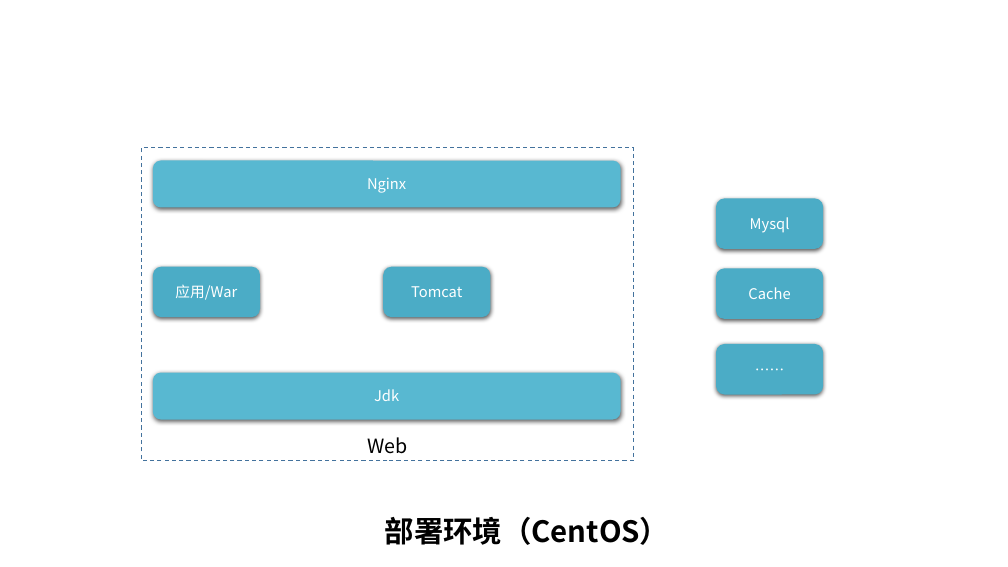
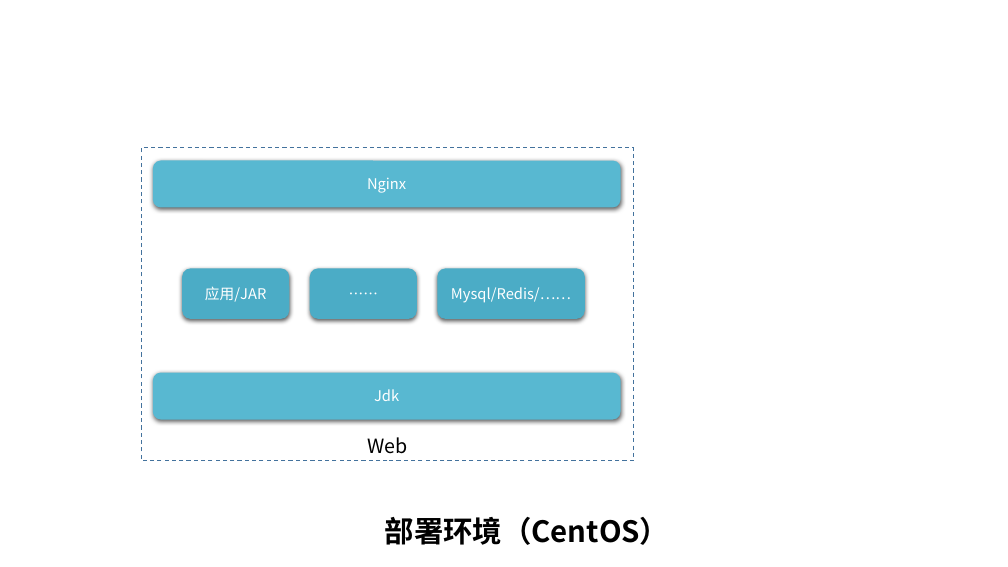
Before and after one commit to xuxueli/xuxueli.github.io, a slide deck: slide 3 of blog/notebook/XXL分布式系统架构.pptx (slide 2 before the commit). Drawn at 1008x567 pixels with LibreOffice and Linux fonts; fonts in the diff are those of the drawing. Boxes give left, top, right and bottom in pixels: in the first picture for what was removed or moved away, otherwise in the second. Text is boxed around its words. In the diff, an @@ line names an element or a change of style, - is before the commit and + after.

```diff
--- a/blog/notebook/XXL分布式系统架构.pptx
+++ b/blog/notebook/XXL分布式系统架构.pptx
@@ rounded rectangle "应用/JAR": place and size @@
-rounded rectangle "应用/JAR" at (153,267,260,318)
+rounded rectangle "应用/JAR" at (182,268,290,319)
@@ rounded rectangle "……": place and size @@
-rounded rectangle "……" at (716,344,823,395)
+rounded rectangle "……" at (310,268,417,319)
@@ rounded rectangle removed at (383,267,491,318) @@
-Tomcat
@@ rounded rectangle "Mysql/Redis/……": place and size @@
-rounded rectangle "Mysql/Redis/……" at (716,198,823,249)
+rounded rectangle "Mysql/Redis/……" at (437,268,585,319)
@@ rounded rectangle removed at (716,268,823,319) @@
-Cache
@@ text in rounded rectangle at (205,286,266,302): text changed @@
-应用/War
+应用/JAR
@@ text in rounded rectangle at (451,287,571,303): text changed @@
-Mysql
+Mysql/Redis/……
```
Also in this commit, not shown: 2 other slides changed, 1 other file.
